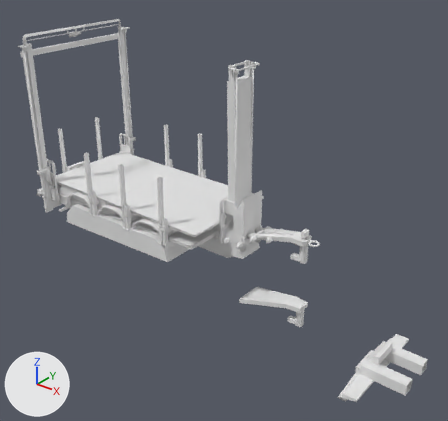
A saved change to the FBX model pup_trailer/meshes/trucks/tuning/pup.fbx.
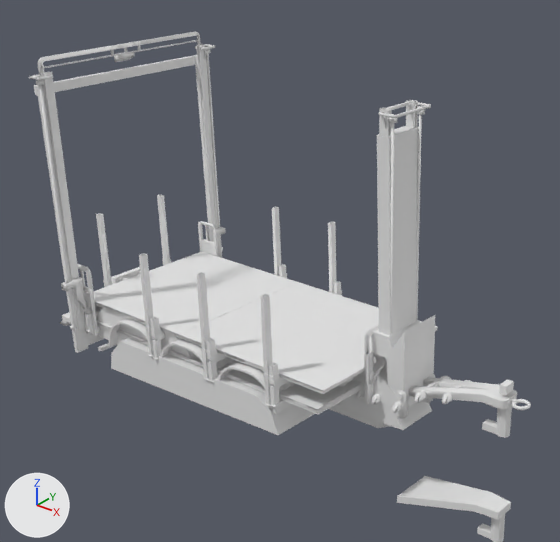
Old and new are each drawn whole from a camera (50 mm lens) standing at (0.077, -0.1066, 0.0778) and looking at (-0.008, -0.0004, 0.0119) and again close up on the part from 0% to 75% of the width and 0% to 78% of the height. The axes (+X, +Y, +Z) are drawn at lower left. The lights are the same throughout. Materials are left out; every surface is plain grey. Where no turn or scale is listed for an object, it has been applied to the vertices. Vertices at the same position are counted once.

Objects in the first close-up: 'cdt_Arm', 'cdt_Body.003', 'cdt_Lift.003', 'cdt_RootNode.003', 'pup.683', 'puplift'.
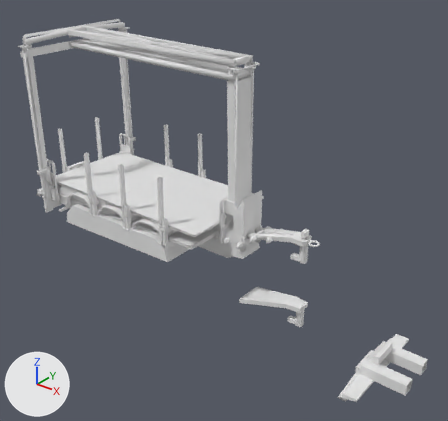
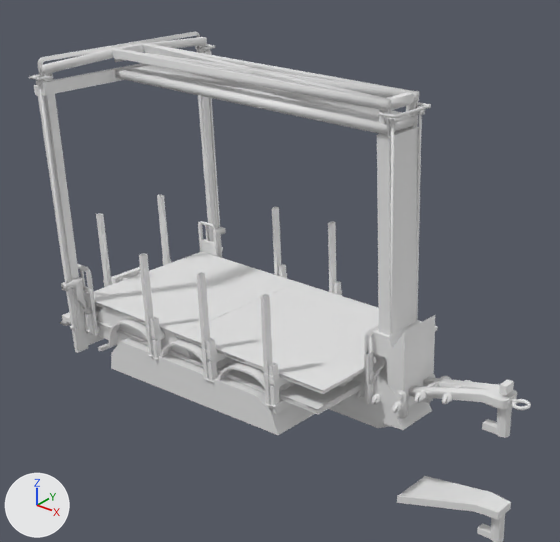
Boxes [x1, y1, x2, y2] around the edits, measured in the close-ups (560 x 542 px):
'cdt_Body.003', reshaped
    before: [34, 55, 432, 435]
    after: [34, 51, 432, 435]
'top.006', added
    after: [41, 37, 419, 110]
part 1 of me_cube_010, added
    after: [115, 64, 418, 135]
part 2 of me_cube_010, added
    after: [40, 51, 212, 96]

The change, as a diff of the scene's bpy script:
```diff
--- a/pup_trailer/meshes/trucks/tuning/pup.fbx.py
+++ b/pup_trailer/meshes/trucks/tuning/pup.fbx.py
@@ me_cube_010 @@
 me_cube_010.from_pydata(...)  # 386 vertices, 300 faces; spans x -0.0656..0.0003, y -0.0169..0.0169, z 0.0104..0.0574
 # used by ob_cdt_body_003; location = (0.0, 0.0, -0.0112)
+# me_cube_010 part 1: the loose piece of 8 vertices spanning x -0.0332..-0.0071, y -0.0135..0.0134, z 0.0184..0.0191 is copied, and the copy is scaled about its middle by (-2.09, 0.264, 2.45), then moved by (-0.0103, -0.0001, 0.0384); it spans x -0.0577..-0.0032, y -0.0037..0.0035, z 0.0562..0.058
+# me_cube_010 part 2: the loose piece of 8 vertices spanning x -0.0591..-0.0585, y -0.0169..0.0169, z 0.056..0.0574 is copied, and the copy is scaled about its middle by (1.78, 1, 1.32), then moved by (0.0016, 0.0, 0.0004); it spans x -0.0578..-0.0567, y -0.0169..0.0169, z 0.0562..0.0581
@@ me_cube_099 @@
+me_cube_099.from_pydata(...)  # 56 vertices, 44 faces; spans x -0.0131..0.0415, y -0.016..0.0161, z -0.0009..0.0009
@@ ob_top_006 @@
+ob_top_006 = bpy.data.objects.new('top.006', me_cube_099)
+ob_top_006.location = (-0.0447, -0.0001, 0.049)
```
